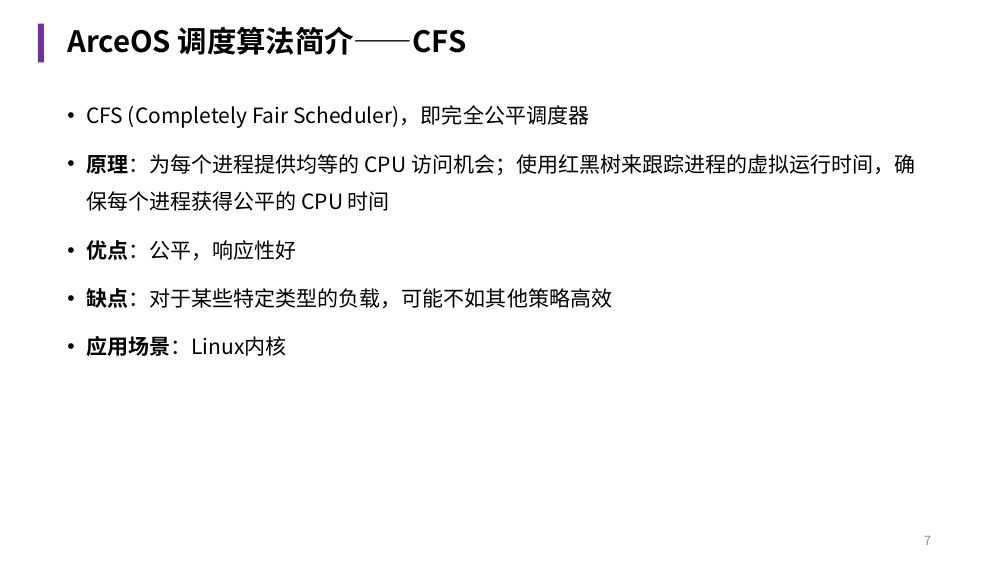
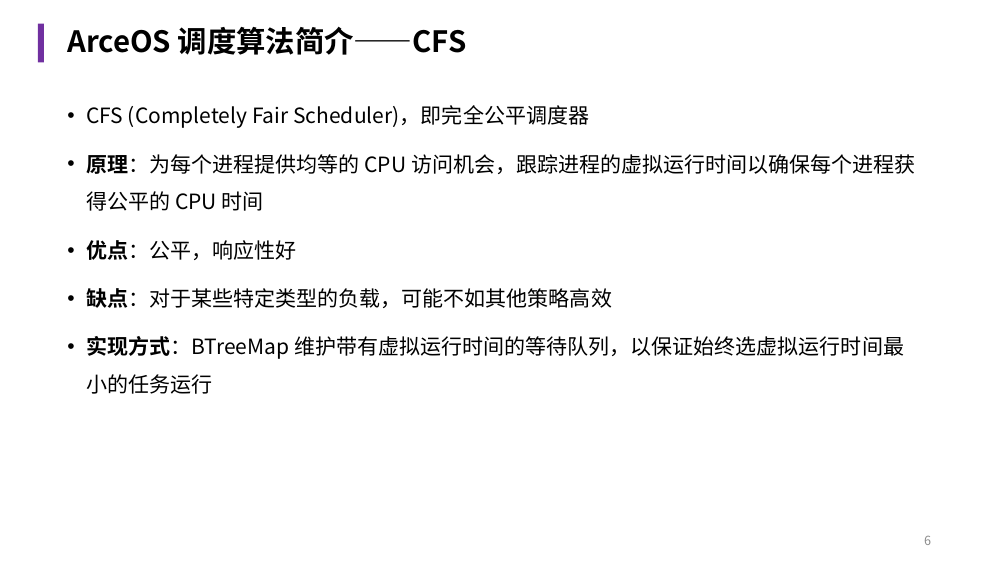
Before and after one commit to chestnut-Q/arceos-X, a slide deck: slide 6 of reports/中期报告.pptx (slide 7 before the commit). Drawn at 1008x567 pixels with LibreOffice and Linux fonts; fonts in the diff are those of the drawing. Boxes give left, top, right and bottom in pixels: in the first picture for what was removed or moved away, otherwise in the second. Text is boxed around its words. In the diff, an @@ line names an element or a change of style, - is before the commit and + after.

```diff
--- a/reports/中期报告.pptx
+++ b/reports/中期报告.pptx
@@ text at [86, 154, 916, 211]: text changed @@
-• 原理：为每个进程提供均等的 CPU 访问机会；使用红黑树来跟踪进程的虚拟运行时间，确保每个进程获得公平的 CPU 时间
+• 原理：为每个进程提供均等的 CPU 访问机会，跟踪进程的虚拟运行时间以确保每个进程获得公平的 CPU 时间
@@ text at [86, 336, 904, 394]: text changed @@
-• 应用场景：Linux内核
+• 实现方式：BTreeMap 维护带有虚拟运行时间的等待队列，以保证始终选虚拟运行时间最小的任务运行
@@ page number at [924, 536, 931, 545]: text changed @@
-7
+6
```
Also in this commit, not shown: 7 other slides changed, 3 slides added, 1 slide removed.
